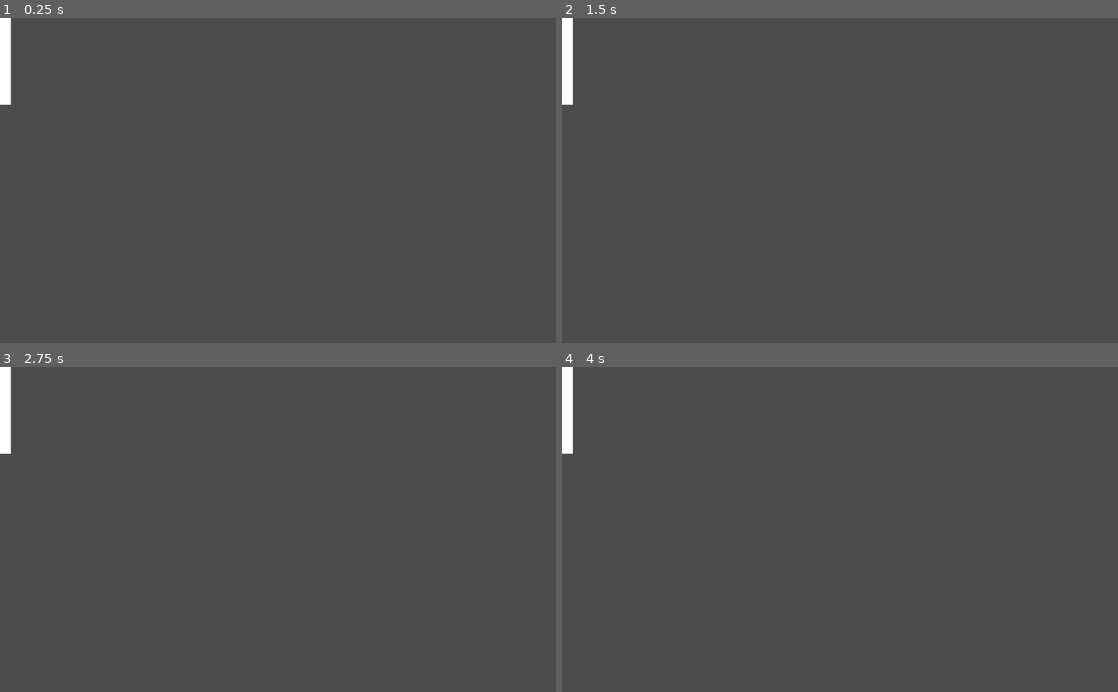
Above: before the commit, frames 1-4 (two rows, left to right).
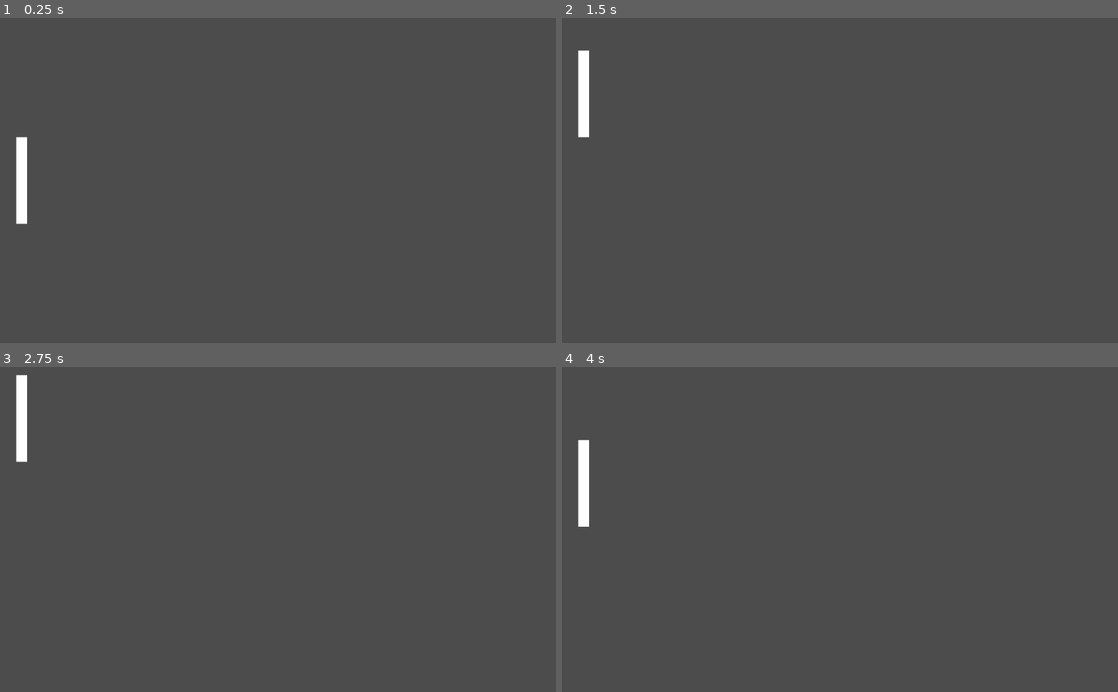
Above: after the commit, the same moments.

Repository: Veronelli/godot-first-project
Game: Godot game, scene res://Node2D.tscn
Two runs of this game, one before a commit and one after it. Both use one fixed random seed, a clock stepped at 60 frames per second and the inputs below.
Inputs:
- Up to frame 1 (0.25 s): no input
- Up to frame 2 (1.5 s): tap Enter at 0.5 s; hold Up (ui_up) 0.53-1.28 s; hold Down (ui_down) from 1.28 s (still down)
- Up to frame 3 (2.75 s): release Down (ui_down) at 2.03 s; hold Up (ui_up) from 2.03 s (still down)
- Up to frame 4 (4 s): tap Space at 3.5 s; release Up (ui_up) at 3.53 s; hold Down (ui_down) from 3.53 s (still down)

The runs differ from the first frame. In frame 1, 1.1% of the frame differs, in the area x 0-5%, y 0-64%; in frame 2, 1.1%; in frame 3, 1.1%; in frame 4, 1.1%.

Commit message:
move player

Diff:
--- a/Node2D.tscn
+++ b/Node2D.tscn
@@ -1,13 +1,12 @@
 [gd_scene load_steps=4 format=2]
+
+[ext_resource path="res://Player.tscn" type="PackedScene" id=1]
 
 [sub_resource type="RectangleShape2D" id=1]
 extents = Vector2( 512, 50 )
 
 [sub_resource type="RectangleShape2D" id=2]
 extents = Vector2( 10, 300 )
-
-[sub_resource type="RectangleShape2D" id=3]
-extents = Vector2( 10, 80 )
 
 [node name="Level" type="Node2D"]
 
@@ -36,12 +35,5 @@
 position = Vector2( 1034, 300 )
 shape = SubResource( 2 )
 
-[node name="Player" type="KinematicBody2D" parent="."]
-
-[node name="ColorRect" type="ColorRect" parent="Player"]
-margin_right = 20.0
-margin_bottom = 160.0
-
-[node name="CollisionShape2D" type="CollisionShape2D" parent="Player"]
-position = Vector2( 9, 80 )
-shape = SubResource( 3 )
+[node name="Player" parent="." instance=ExtResource( 1 )]
+position = Vector2( 30, 220 )
--- /dev/null
+++ b/Player.gd
@@ -0,0 +1,13 @@
+extends KinematicBody2D
+
+var speed = 300
+
+func _physics_process(delta):
+	var direction = Vector2.ZERO
+
+	if Input.is_action_pressed("ui_up"):
+		direction.y -= 1
+
+	if Input.is_action_pressed("ui_down"):
+		direction.y += 1
+	move_and_slide(direction * speed)
--- a/Player.tscn
+++ b/Player.tscn
@@ -1,9 +1,12 @@
-[gd_scene load_steps=2 format=2]
+[gd_scene load_steps=3 format=2]
+
+[ext_resource path="res://Player.gd" type="Script" id=1]
 
 [sub_resource type="RectangleShape2D" id=3]
 extents = Vector2( 10, 80 )
 
 [node name="Player" type="KinematicBody2D"]
+script = ExtResource( 1 )
 
 [node name="ColorRect" type="ColorRect" parent="."]
 margin_right = 20.0
